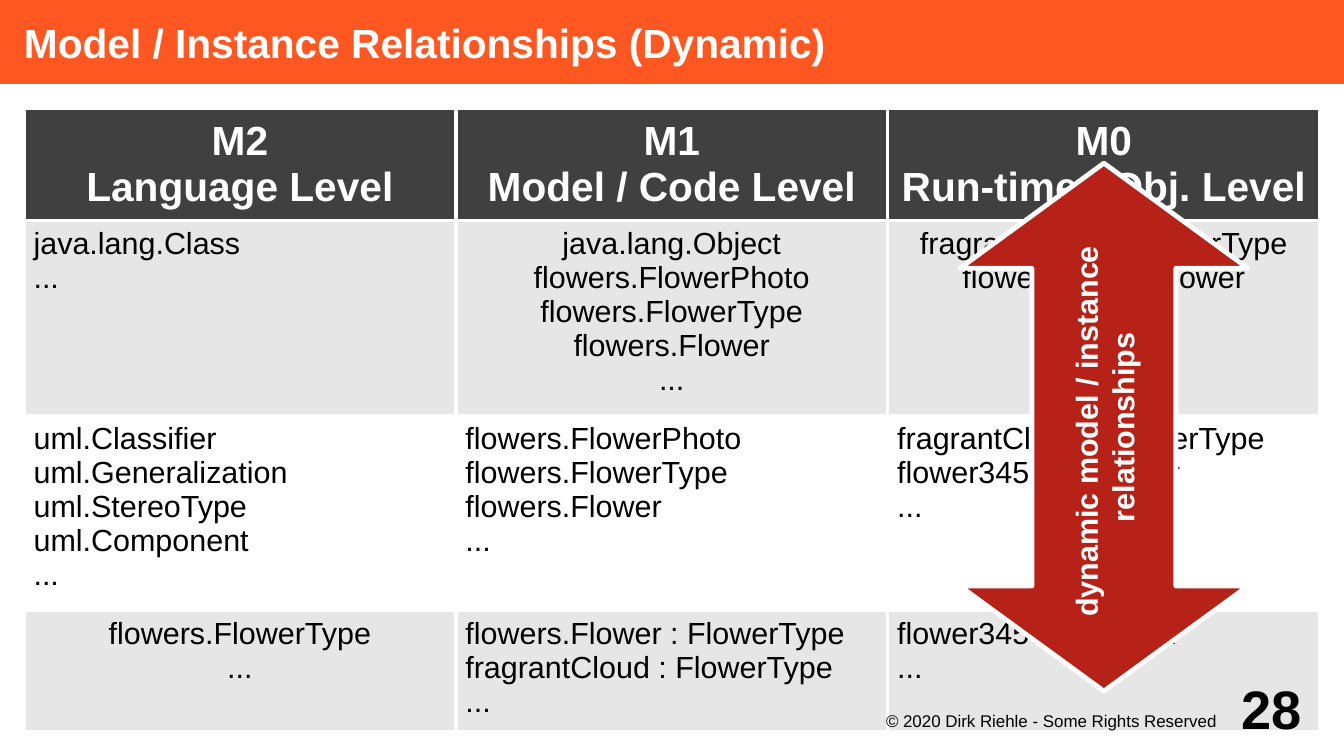
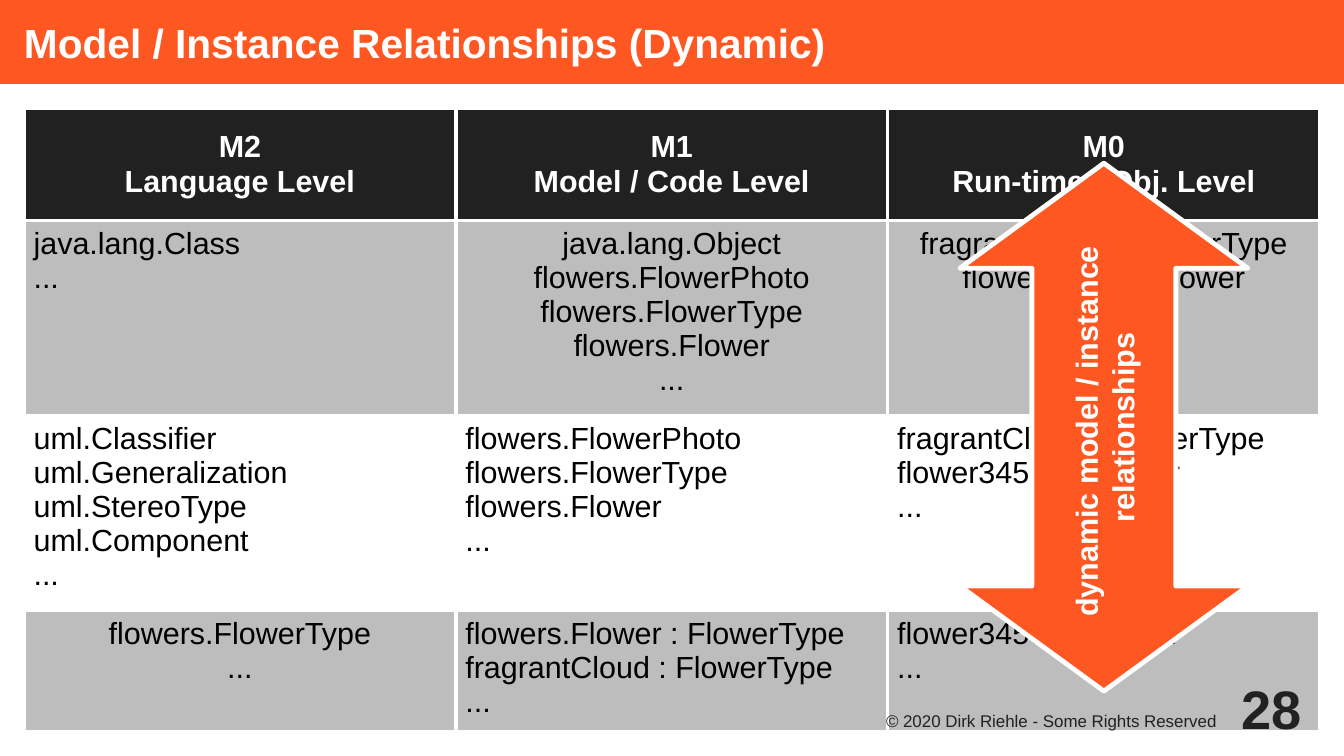
Before and after one commit to dirkriehle/adap-course, a slide deck: slide 28 of Lecture Slides/ADAP C09 - Type Objects.odp. Drawn at 1344x756 pixels with LibreOffice and Linux fonts; fonts in the diff are those of the drawing. Boxes give left, top, right and bottom in pixels: in the first picture for what was removed or moved away, otherwise in the second. Text is boxed around its words. In the diff, an @@ line names an element or a change of style, - is before the commit and + after.

```diff
--- a/Lecture Slides/ADAP C09 - Type Objects.odp
+++ b/Lecture Slides/ADAP C09 - Type Objects.odp
@@ table at (24, 109, 1321, 733) @@
@@ fill #404040 to #212121 in row 1 @@
@@ fill #E6E6E6 to #BDBDBD in 6 cells @@
@@ size 24 to 18 pt in "M2", "Language Level", "M1", "Model / Code Level" and 2 more places @@
@@ borders changed @@
@@ left right arrow "dynamic model / instance" at (960, 163, 1248, 691): fill #B62118 to #FF5722 @@
@@ page number at (1242, 691, 1302, 739): text colour #000000 to #212121 @@
@@ text "© 2020 Dirk Riehle - ..." at (903, 714, 1216, 731): text colour #000000 to #212121 @@
```
Also in this commit, not shown: 29 other slides changed, 1 other file.
